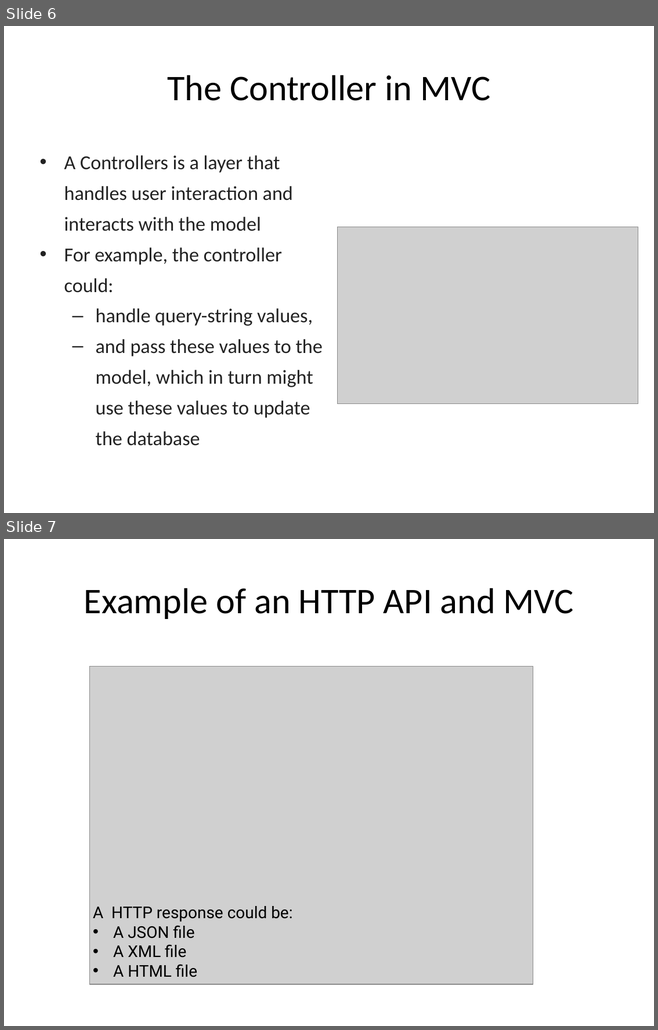
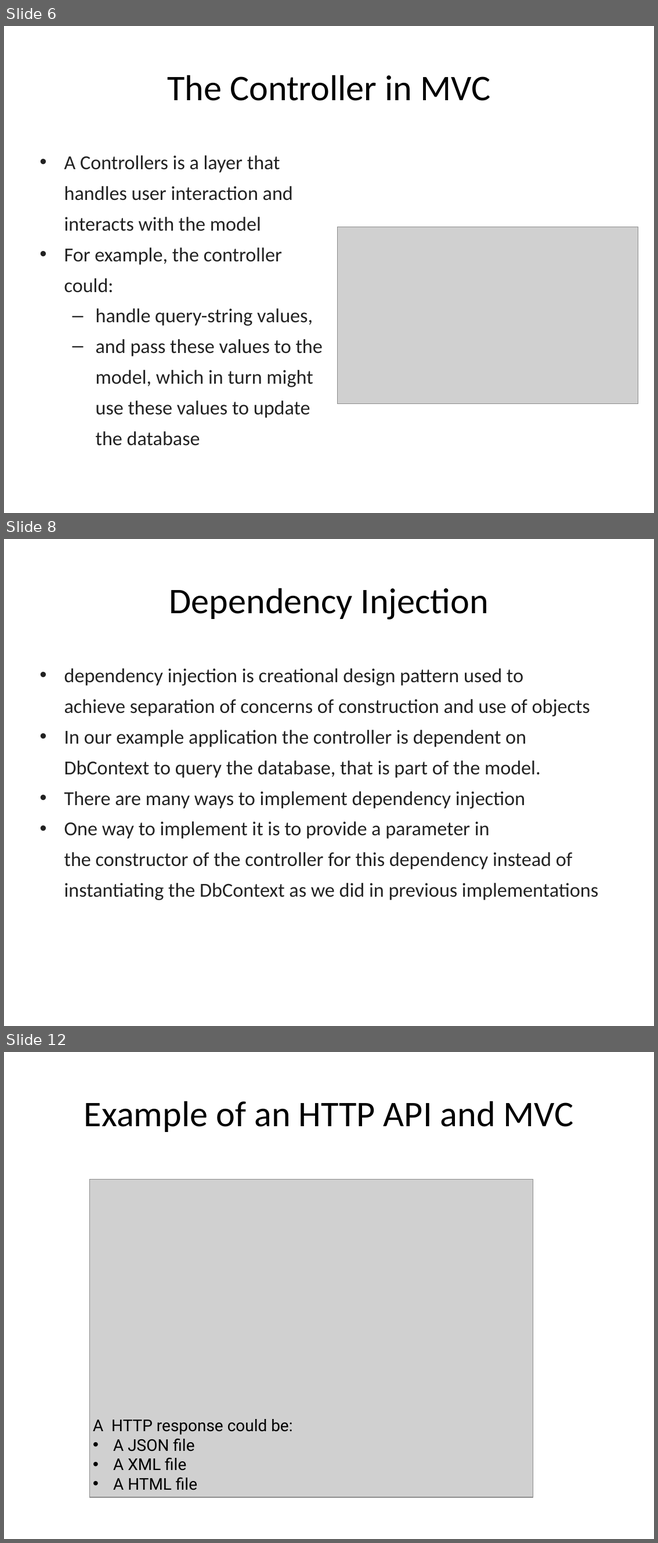
Before and after one commit to hogeschool/Development--Web, a slide deck: Lesson3/lesson3.pptx. Shown one above the other, each under a label of ours: slides 6 and 7 before the commit, slides 6, 8 and 12 after it; the slides between them are not shown. The pictures are 658x1030 and 658x1543 pixels, drawn with LibreOffice and Linux fonts; fonts in the diff are those of the drawing; grey boxes stand for pictures. Boxes give left, top, right and bottom in pixels: in the first picture for what was removed or moved away, otherwise in the second. Text is boxed around its words. In the diff, an @@ line names an element or a change of style, - is before the commit and + after.

```diff
--- a/Lesson3/lesson3.pptx
+++ b/Lesson3/lesson3.pptx
@@ slide 8 added at [4,539,654,1026], background #FFFFFF @@
@@ title added at [169,588,488,620], 40 pt, text #000000 @@
+Dependency Injection
@@ text added at [64,668,598,900], 22 pt, text #222222 @@
+• dependency injection is creational design pattern used to achieve separation of concerns of construction and use of objects
+• In our example application the controller is dependent on DbContext to query the database, that is part of the model.
+• There are many ways to implement dependency injection
+• One way to implement it is to provide a parameter in the constructor of the controller for this dependency instead of instantiating the DbContext as we did in previous implementations
@@ what was slide 7 is now slide 12 @@
```
Also in this commit, not shown: 6 slides changed, 4 other slides added, 1 other file.
